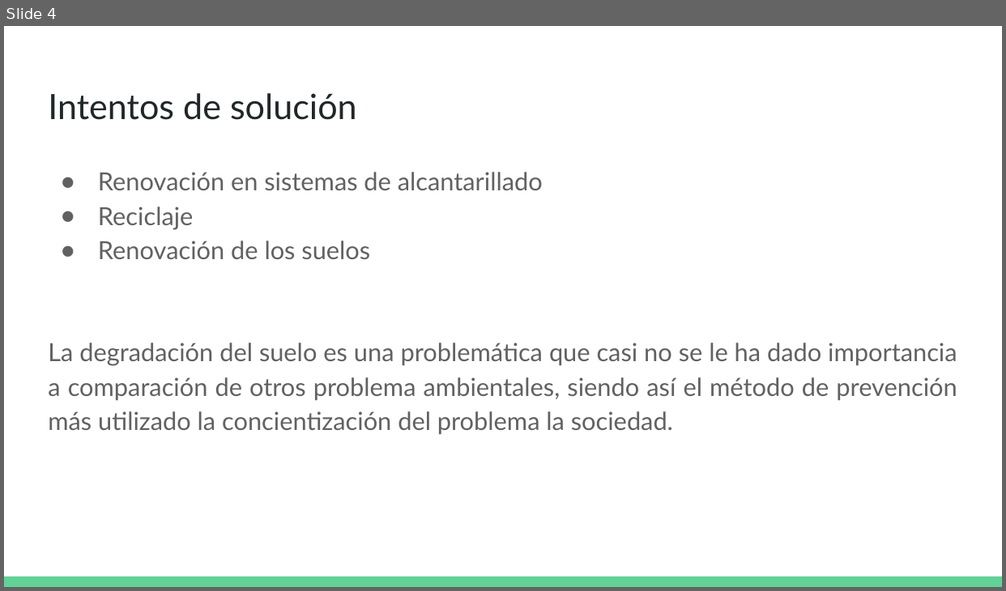
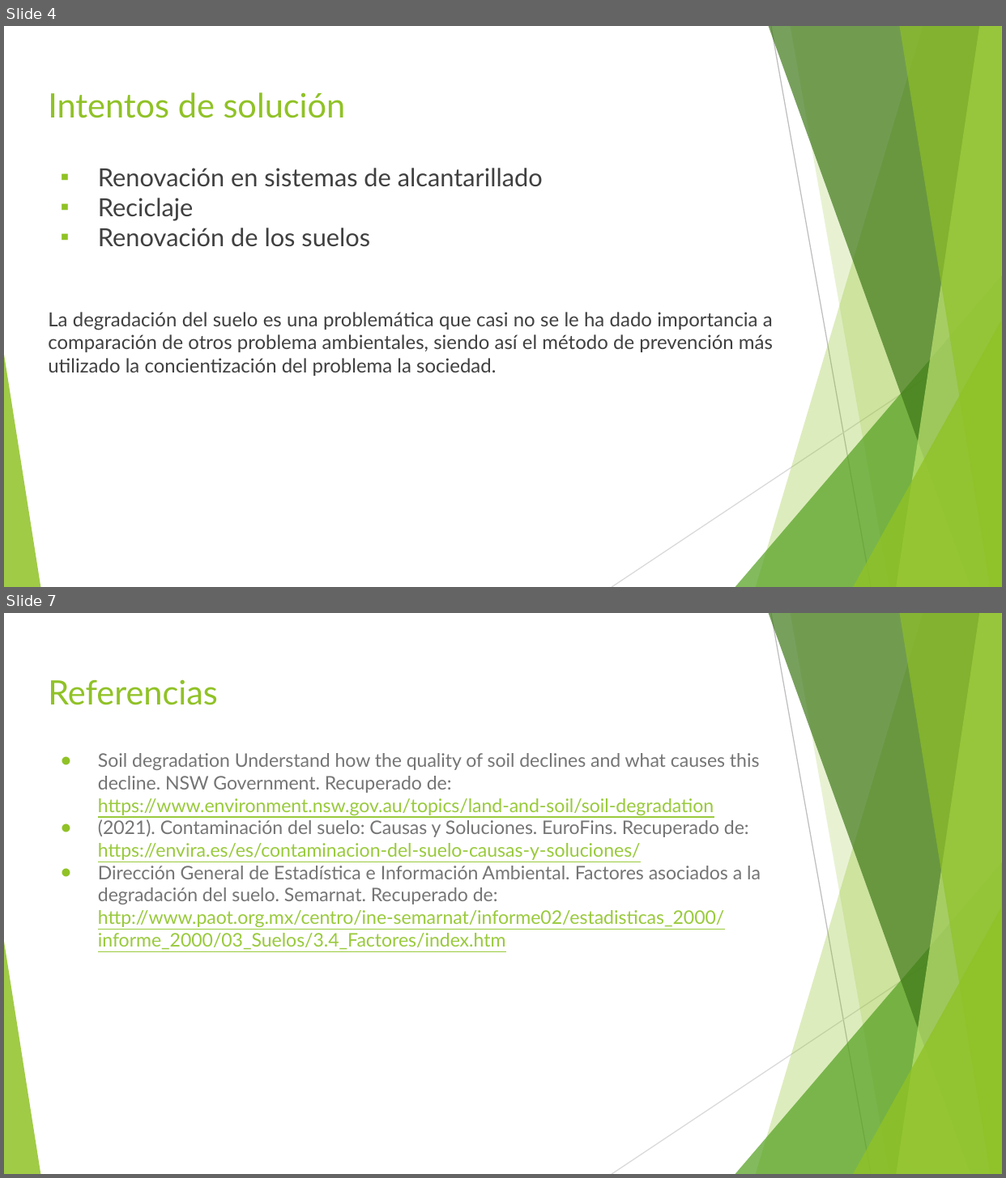
Before and after one commit to themanfred/trabajoFinalG7, a slide deck: Problema medioambiental.pptx. Shown one above the other, each under a label of ours: slide 4 before the commit, slides 4 and 7 after it; the slides between them are not shown. The pictures are 1006x591 and 1006x1178 pixels, drawn with LibreOffice and Linux fonts; fonts in the diff are those of the drawing. Boxes give left, top, right and bottom in pixels: in the first picture for what was removed or moved away, otherwise in the second. Text is boxed around its words. In the diff, an @@ line names an element or a change of style, - is before the commit and + after.

Commit message:
Agregar formato, referencias y beneficio de solucion a ppt

```diff
--- a/Problema medioambiental.pptx
+++ b/Problema medioambiental.pptx
@@ slide 7 added at (x1=4, y1=613, x2=1002, y2=1174), background #FFFFFF; not listed: 10 template elements that a slide beside it also shows @@
@@ title added at (x1=48, y1=679, x2=218, y2=705), 24.3 pt, text #90C226 @@
+Referencias
@@ text added at (x1=98, y1=753, x2=761, y2=950), 13.5 pt, text #767676 @@
+● Soil degradation Understand how the quality of soil declines and what causes this decline. NSW Government. Recuperado de: https://www.environment.nsw.gov.au/topics/land-and-soil/soil-degradation
+● (2021). Contaminación del suelo: Causas y Soluciones. EuroFins. Recuperado de: https://envira.es/es/contaminacion-del-suelo-causas-y-soluciones/
+● Dirección General de Estadística e Información Ambiental. Factores asociados a la degradación del suelo. Semarnat. Recuperado de: http://www.paot.org.mx/centro/ine-semarnat/informe02/estadisticas_2000/informe_2000/03_Suelos/3.4_Factores/index.htm
@@ slide 4 changed as well @@
@@ title "Intentos de solución" at (x1=48, y1=92, x2=346, y2=118): size 25.2 to 24.3 pt, text colour #202729 to #90C226 @@
@@ text "Renovación en sistemas de alcantarillado" at (x1=48, y1=168, x2=773, y2=376): text colour #616161 to #404040; size 18 to 14 pt in "La degradación del suelo es una problemática ..."; bullet ● to ▪; line spacing 1.15 to 1; bullet colour #616161 to #90C226 @@
@@ group added at (x1=4, y1=26, x2=1002, y2=587): 5 freeform shapes, 3 triangles, 2 lines @@
@@ rectangle removed at (x1=4, y1=577, x2=1002, y2=587) @@
```
Also in this commit, not shown: 4 other slides changed, 1 other slide added.
